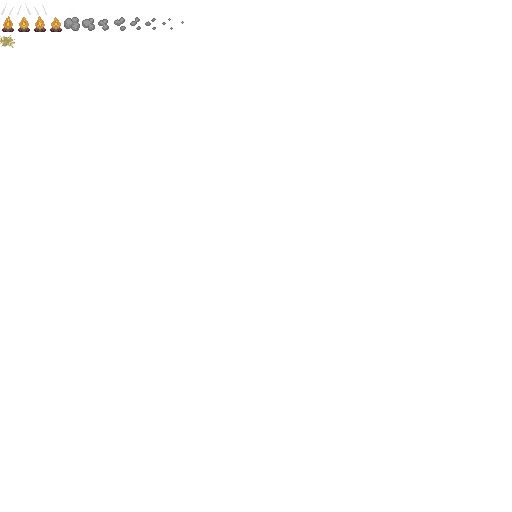
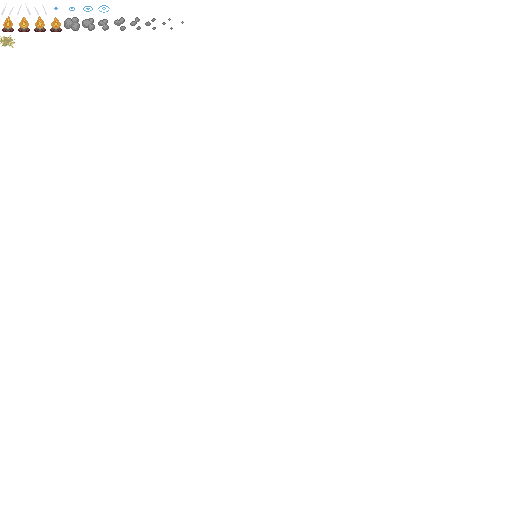
The second 512 x 512 image is a revision of the first. Changes to its layers:
painted on "effects" over [54, 5, 110, 13]
